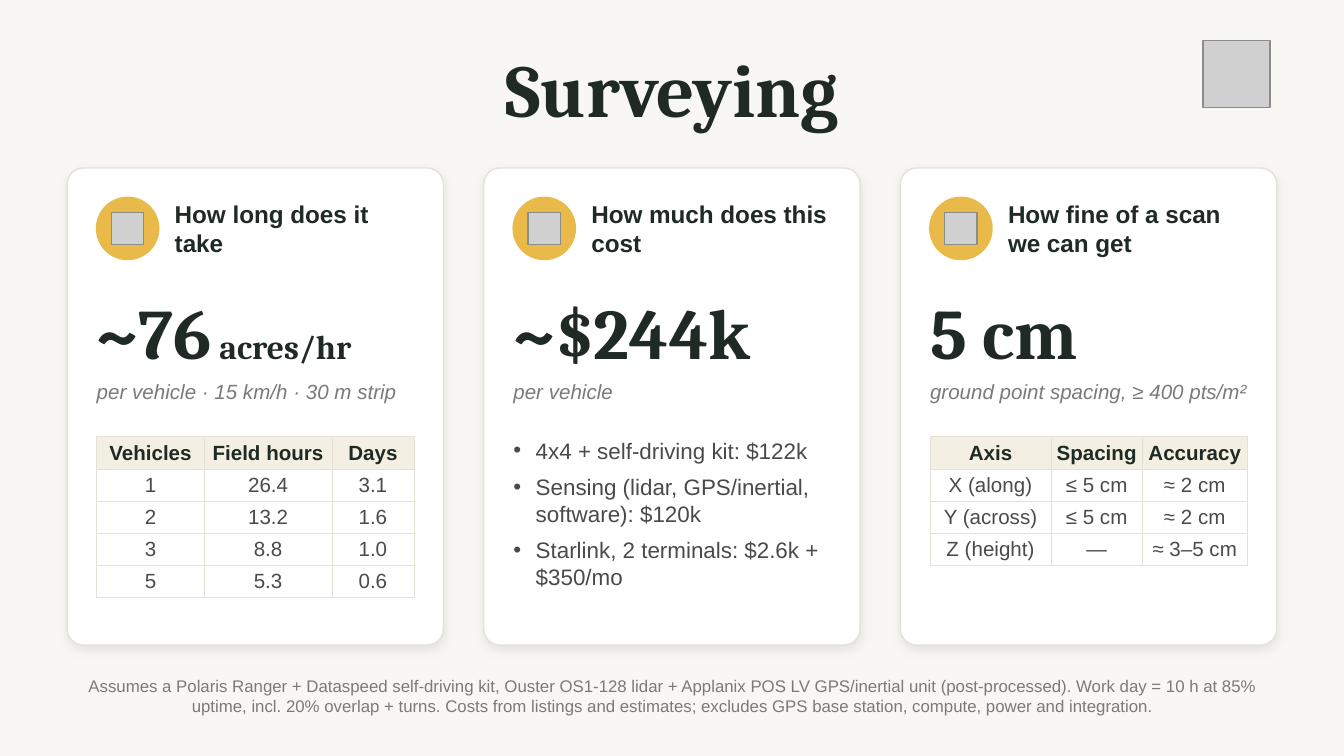
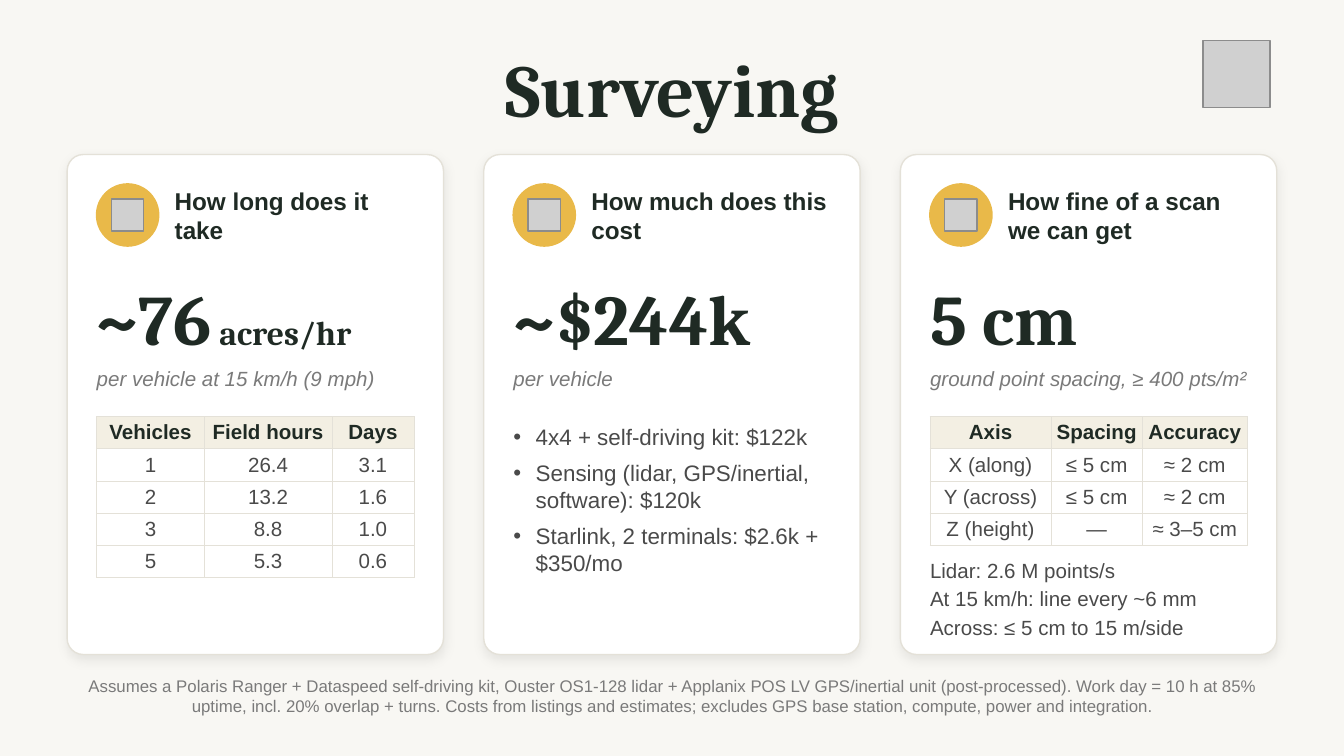
Before and after one commit to alexyev/MITEC-26, a slide deck: slide 1 of research/survey/slide/surveying_slide.pptx. Drawn at 1344x756 pixels with LibreOffice and Linux fonts; fonts in the diff are those of the drawing; grey boxes stand for pictures. Boxes give left, top, right and bottom in pixels: in the first picture for what was removed or moved away, otherwise in the second. Text is boxed around its words. In the diff, an @@ line names an element or a change of style, - is before the commit and + after.

```diff
--- a/research/survey/slide/surveying_slide.pptx
+++ b/research/survey/slide/surveying_slide.pptx
@@ rounded rectangle: place and size @@
-rounded rectangle at [67,168,444,645]
+rounded rectangle at [67,155,444,655]
@@ rounded rectangle: place and size @@
-rounded rectangle at [484,168,860,645]
+rounded rectangle at [484,155,860,655]
@@ rounded rectangle: place and size @@
-rounded rectangle at [900,168,1277,645]
+rounded rectangle at [900,155,1277,655]
@@ 9 texts, 3 pictures, 3 ellipses: place and size @@
-9 texts, 3 pictures, 3 ellipses at [97,198,1246,587]
+9 texts, 3 pictures, 3 ellipses at [97,184,1246,573]
@@ text at [97,371,375,390]: text changed @@
-per vehicle · 15 km/h · 30 m strip
+per vehicle at 15 km/h (9 mph)
@@ table: place and size @@
-table at [97,437,414,592]
+table at [97,417,414,572]
@@ table: place and size @@
-table at [930,437,1247,571]
+table at [930,417,1247,551]
@@ text added at [930,563,1197,635], 11 pt, text #4A4A4A @@
+Lidar: 2.6 M points/s
+At 15 km/h: line every ~6 mm
+Across: ≤ 5 cm to 15 m/side
```
Also in this commit, not shown: 2 other files.
